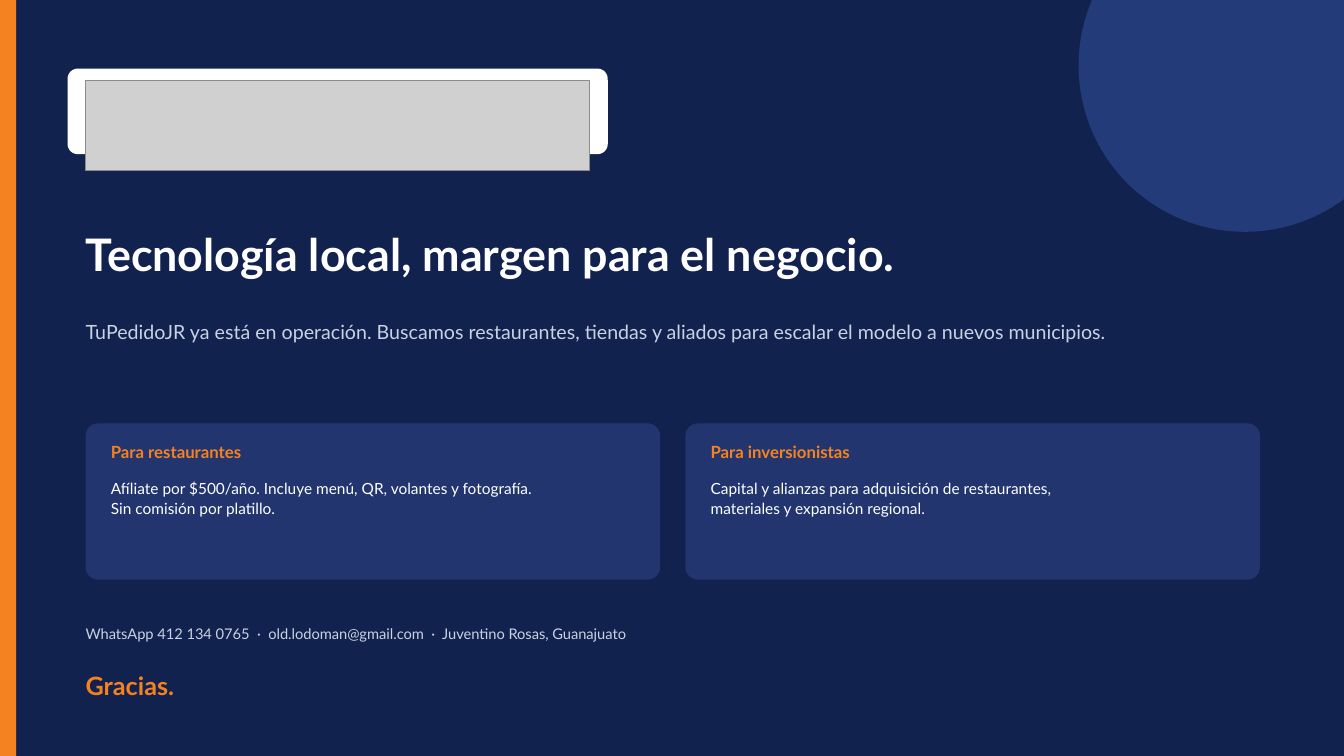
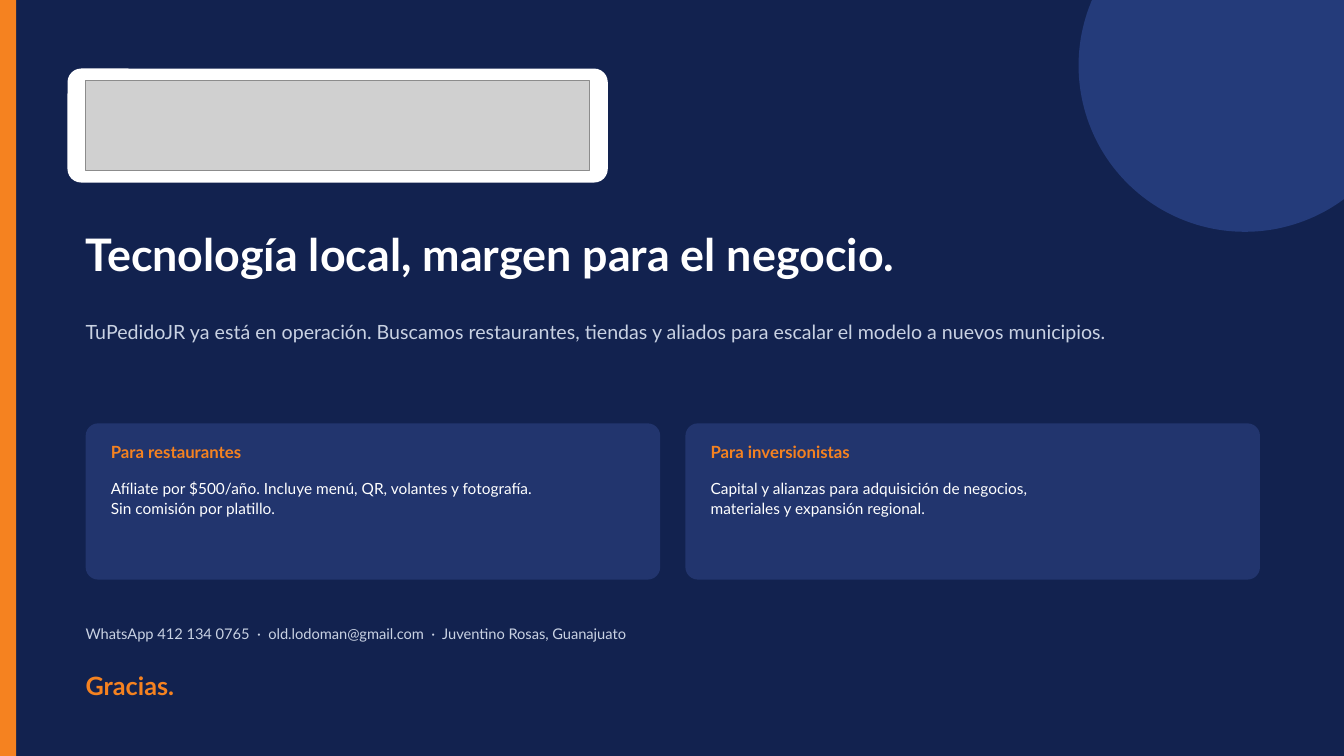
Before and after one commit to Lodoman-old/TuPedidoJR, a slide deck: slide 18 of docs/presentacion/TuPedidoJR_Propuesta_2026.pptx. Drawn at 1344x756 pixels with LibreOffice and Linux fonts; fonts in the diff are those of the drawing; grey boxes stand for pictures. Boxes give left, top, right and bottom in pixels: in the first picture for what was removed or moved away, otherwise in the second. Text is boxed around its words. In the diff, an @@ line names an element or a change of style, - is before the commit and + after.

```diff
--- a/docs/presentacion/TuPedidoJR_Propuesta_2026.pptx
+++ b/docs/presentacion/TuPedidoJR_Propuesta_2026.pptx
@@ rounded rectangle: place and size @@
-rounded rectangle at (68, 69, 608, 154)
+rounded rectangle at (68, 69, 608, 182)
@@ text at (711, 482, 1027, 517): text changed @@
-Capital y alianzas para adquisición de restaurantes,
-materiales y expansión regional.
+Capital y alianzas para adquisición de negocios,
+materiales y expansión regional.
```
Also in this commit, not shown: 7 other slides changed, 10 other files.
